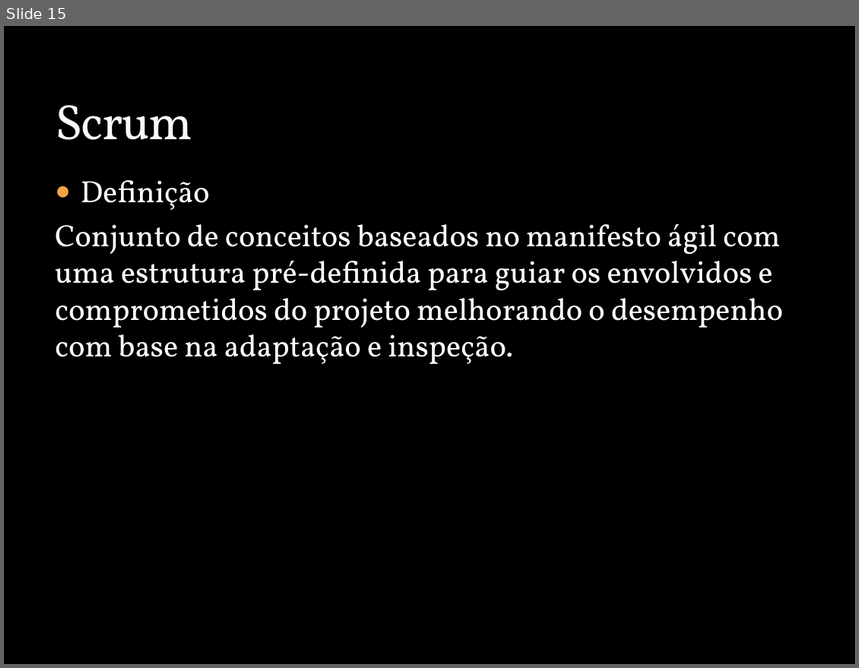
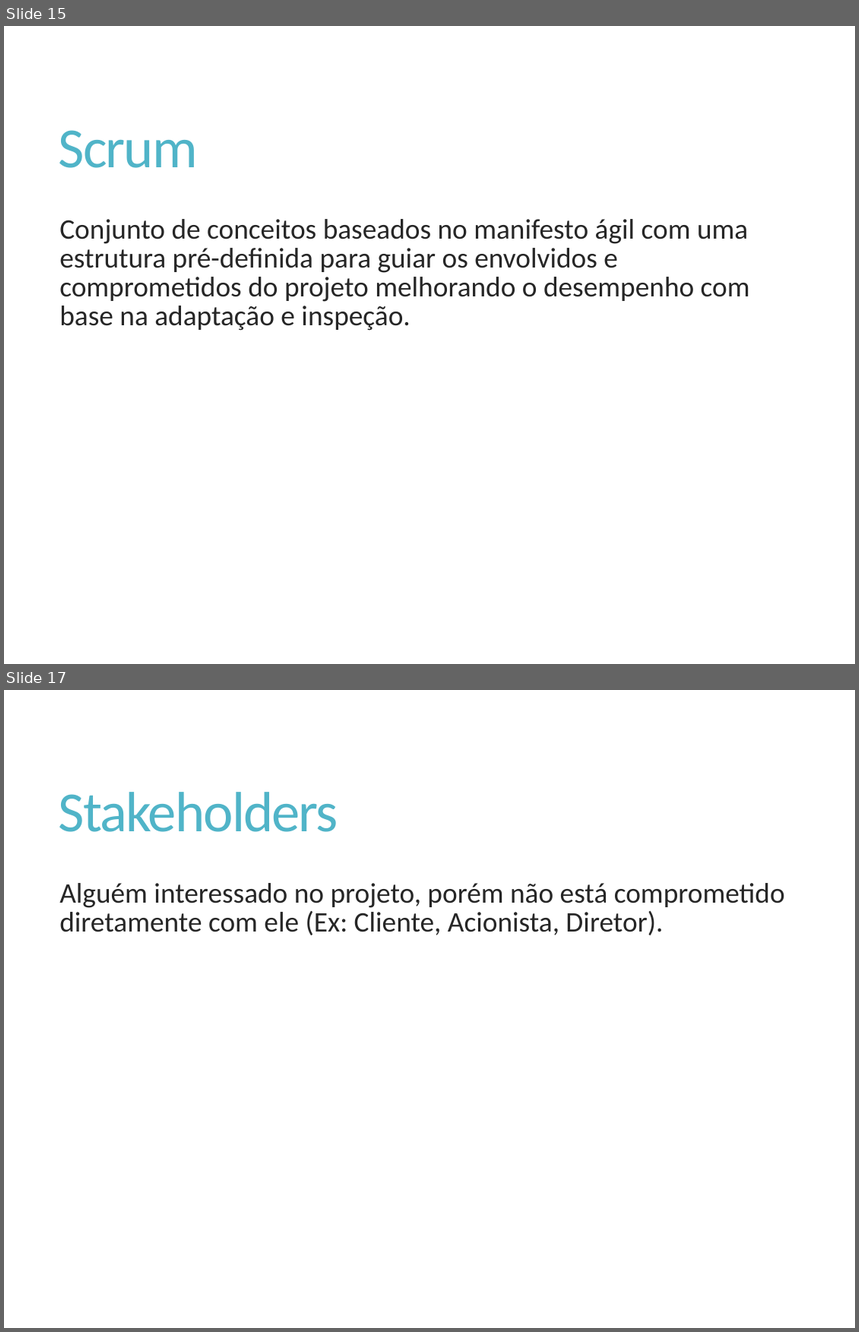
Before and after one commit to Elton-Garbin/TCC-2016, a slide deck: StartIdea/StartIdea.Docs/Apresentacao.pptx. Shown one above the other, each under a label of ours: slide 15 before the commit, slides 15 and 17 after it; the slides between them are not shown. The pictures are 859x668 and 859x1332 pixels, drawn with LibreOffice and Linux fonts; fonts in the diff are those of the drawing; background and template pictures are left out. Boxes give left, top, right and bottom in pixels: in the first picture for what was removed or moved away, otherwise in the second. Text is boxed around its words. In the diff, an @@ line names an element or a change of style, - is before the commit and + after.

Commit message:
Novo layout ppt

```diff
--- a/StartIdea/StartIdea.Docs/Apresentacao.pptx
+++ b/StartIdea/StartIdea.Docs/Apresentacao.pptx
@@ slide 17 added at (4, 690, 855, 1328), background #FFFFFF @@
@@ title added at (59, 792, 338, 832), 48 pt, text #50B4C8 @@
+Stakeholders
@@ text added at (59, 883, 785, 935), 24 pt, text #262626 @@
+Alguém interessado no projeto, porém não está comprometido diretamente com ele (Ex: Cliente, Acionista, Diretor).
@@ slide 15 changed as well @@
@@ background picture (left out) to #FFFFFF @@
@@ title "Scrum": place and size @@
-title "Scrum" at (55, 105, 192, 140)
+title "Scrum" at (59, 130, 198, 168)
@@ title "Scrum" at (59, 130, 198, 168): size 42 to 48 pt, font Vollkorn to Calibri, text colour #F9F9F9 to #50B4C8, letter spacing -1 to -1.2 pt, letter outline #3C4422 0.25 pt to none; line spacing 1 to 0.9; vertical alignment bottom to middle @@
@@ text at (81, 180, 210, 210): paragraph removed @@
-● Definição
@@ text "Conjunto de conceitos baseados no ...": place and size @@
-text "Conjunto de conceitos baseados no ..." at (55, 180, 783, 364)
+text "Conjunto de conceitos baseados no ..." at (59, 219, 750, 331)
@@ text "Conjunto de conceitos baseados no ..." at (59, 219, 750, 331): size 26 to 24 pt, font Vollkorn to Calibri, text colour #FFFFFF to #262626; line spacing 1 to 0.85; more space between paragraphs @@
```
Also in this commit, not shown: 17 other slides changed, 3 other slides added.
